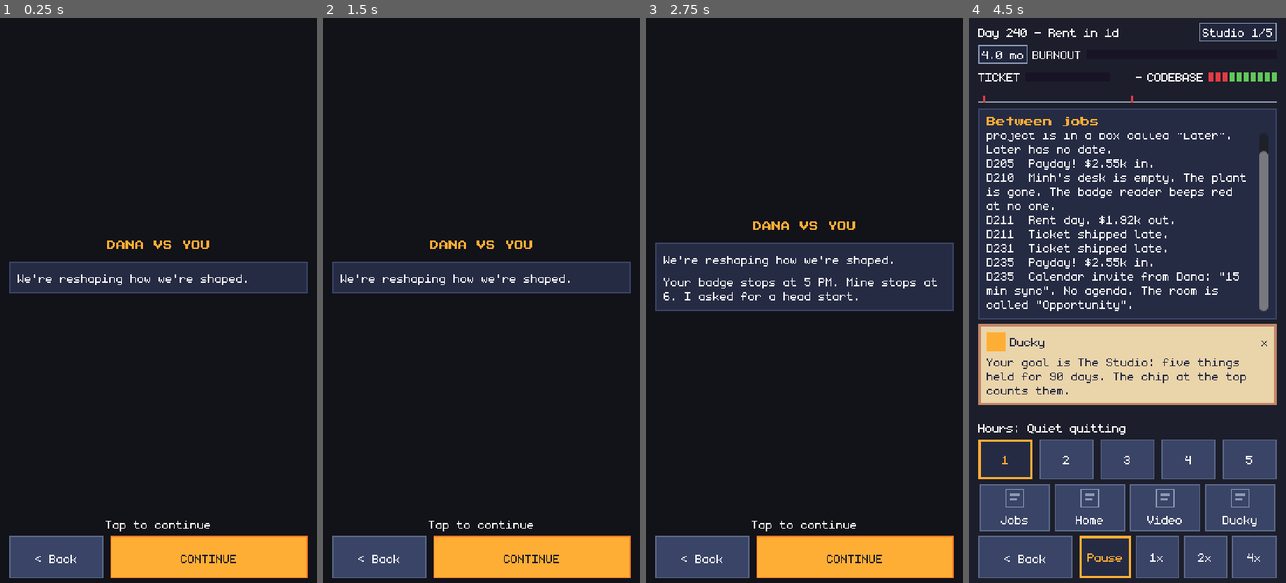
Above: before the commit, frames 1-4 (left to right).
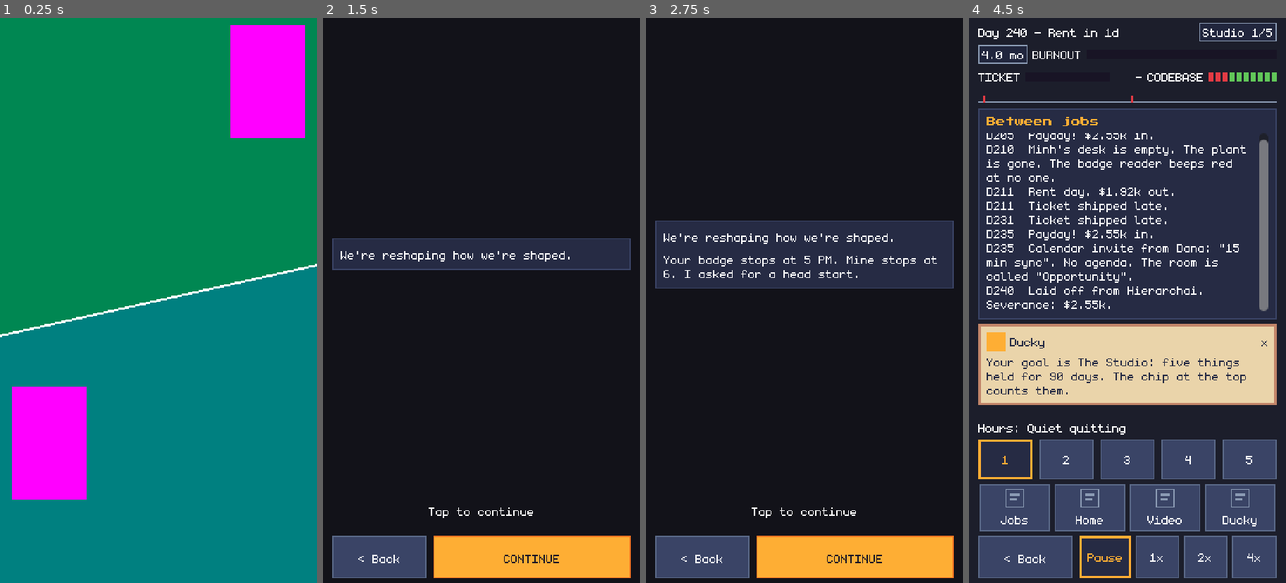
Above: after the commit, the same moments.

Repository: Lecoeurdelest/swe-simulator
Game: Godot game, scene res://features/layoff/layoff.tscn
Two runs of this game, one before a commit and one after it. Both use one fixed random seed, a clock stepped at 60 frames per second and the inputs below. This scene is started directly instead of the project's main scene.
Inputs (mouse positions are in pixels of both pictures, inside the frame that each line leads up to):
- Up to frame 1 (0.25 s): no input
- Up to frame 2 (1.5 s): click "< Back" at 0.5 s; click (532, 554) at 1.25 s, where only the run after the commit has a clickable "CONTINUE"
- Up to frame 3 (2.75 s): click "CONTINUE" at 2 s
- Up to frame 4 (4.5 s): click "CONTINUE" at 2.75 s; tap Enter (ui_accept) at 3.5, 3.77, 4.07 s; move the mouse to (1197, 272) at 3.52 s; click (1197, 272) at 3.67 s; click "< Back" at 4.25 s

The runs differ from the first frame. In frame 1, 100% of the frame differs, in the area x 0-100%, y 0-100%; in frame 2, 8.5%; in frame 3, 8.8%; in frame 4, 3.9%.

Commit message:
feat(layoff): the layoff scene plays on the VS screen, with a skip pill from the second viewing (STEP-16 task 4, A93)
"DANA VS YOU" slams on the real VS screen (Dana's layoff stat and move, the
company that let you go), then Dana's two lines, the severance and ACCESS
REVOKED follow on taps, and the last OK sends you back to work with the board
open. From the second viewing (settings meta.layoffs_seen) a hold-to-skip pill
skips the beats, and the severance lands in the feed either way.

Diff:
--- a/autoload/game_state.gd
+++ b/autoload/game_state.gd
@@ -196,6 +196,8 @@
 			_prepare_run_for_offer()
 		else:
 			resume_at = GameFlow.Phase.WORK
+	elif resume_at == GameFlow.Phase.LAYOFF:
+		_prepare_run_basics()
 	change_phase(resume_at)
 	return true
 
@@ -261,6 +263,7 @@
 	run.phase = GameFlow.Phase.WORK
 	if to_layoff:
 		session.play_to_layoff()
+		_prepare_run_basics()
 		run.phase = GameFlow.Phase.LAYOFF
 
 
@@ -499,8 +502,10 @@
 	_career_answer(func() -> Array: return session.decline_offer())
 
 
-## OK on the layoff scene or the forced leave.
+## OK on the layoff scene or the forced leave. The layoff scene is counted (the pill appears from the second viewing).
 func career_acknowledge() -> void:
+	if run.phase == GameFlow.Phase.LAYOFF:
+		set_setting("meta", "layoffs_seen", int(setting("meta", "layoffs_seen", 0)) + 1)
 	_career_answer(func() -> Array: return session.acknowledge())
 
 
@@ -532,6 +537,7 @@
 		return
 	if run.phase == GameFlow.Phase.WORK and session.wants_layoff_scene():
 		session.clock.set_speed(WorkClock.PAUSE, session.ctx.cfg)   # the scene is a beat of its own: the clock waits after it
+		_prepare_run_basics()   # the VS screen reads your stats and your name
 		change_phase(GameFlow.Phase.LAYOFF)   # saves
 		return
 	if run.phase == GameFlow.Phase.LAYOFF and not WorkCards.is_layoff_pending(session.sim):
--- a/core/work_session.gd
+++ b/core/work_session.gd
@@ -153,9 +153,11 @@
 ## The layoff scene's or the forced leave's OK. After the layoff scene the board opens by itself (GDD 4.5, A92).
 func acknowledge() -> Array:
 	var was_layoff := WorkCards.is_layoff_pending(sim)
+	var severance := float(sim.pending().get("severance", 0.0))
 	var events := apply({"kind": Sim.IN_ACK})
 	if was_layoff:
 		board_hint = true
+		feed.append(WorkCards.line(sim.day, "barks", "ui_laid_off_feed", "", {"company": laid_off_company, "money_k": severance}))
 	return events
 
 
--- a/data/content/barks.json
+++ b/data/content/barks.json
@@ -260,5 +260,8 @@
   "ui_studio_s3": "Living in The Studio",
   "ui_studio_s4": "Burnout 30 or less",
   "ui_studio_s5": "6 months saved at Studio rent",
-  "ui_desk_empty": "(desk empty)"
+  "ui_desk_empty": "(desk empty)",
+  "vs_dana_stat_layoff": "Meetings today: 14",
+  "vs_dana_move_layoff": "Special move: The Reshaping",
+  "ui_laid_off_feed": "Laid off from {company}. Severance: {money}."
 }
--- a/features/interview/versus_intro.gd
+++ b/features/interview/versus_intro.gd
@@ -78,7 +78,8 @@
 	return HOODIE_COLORS.get(hoodie, FALLBACK_COLOR)
 
 
-func play(company_id: String, tier: String) -> void:
+## layoff = the layoff scene's VS (GDD 5.19, A93): Dana's layoff stat and move, and "DANA VS YOU" as the banner.
+func play(company_id: String, tier: String, layoff: bool = false) -> void:
 	var run: RunState = GameState.run
 	var cfg: BalanceConfig = Content.balance
 	var bg_entry: Dictionary = Content.entries("backgrounds").get(run.background_id, {})
@@ -88,15 +89,15 @@
 	_set_name(_dana_name, Content.text("naming", "interviewer").to_upper())
 	_dana_title.text = Content.text("barks", "dana_title_" + tier)
 	var plate := InterviewPlan.vs_plate(run)
-	_dana_stats.text = Content.text("barks", str(plate["stat"]))
-	_dana_moves.text = Content.text("barks", str(plate["move"]))
+	_dana_stats.text = Content.text("barks", "vs_dana_stat_layoff" if layoff else str(plate["stat"]))
+	_dana_moves.text = Content.text("barks", "vs_dana_move_layoff" if layoff else str(plate["move"]))
 	_set_name(_player_name, run.player_name.to_upper())
 	_player_nickname.text = Content.field("backgrounds", run.background_id, "vs_nickname")
 	_knw_bar.value = run.stat("knw")
 	_exp_bar.value = run.stat("exp")
 	_net_bar.value = run.stat("net")
 	_vs_label.text = Content.text("barks", "vs_versus")
-	_banner.text = Content.text("barks", "vs_banner_" + tier)
+	_banner.text = Content.text("barks", "vs_layoff_title" if layoff else "vs_banner_" + tier)
 	_slammed = false
 	_held = false
 	_playing = true
--- a/features/layoff/layoff.gd
+++ b/features/layoff/layoff.gd
@@ -1,9 +1,10 @@
 extends Control
-## The layoff scene (GDD 5.19, D-22; ARCHITECTURE 19.7): "DANA VS YOU", and then no fight starts. Dana reads the
-## euphemism, the severance appears, your access is revoked. Non-interactive: its four beats advance on taps like the
-## intro's captions (no auto-advance: D12, A19, RC-34), Back opens Pause, and the last OK hands the sim its
-## acknowledgement (GameState.career_acknowledge), which sends the run back to WORK. This is M2's plain version; M3
-## gives it the VS intro's look and the hold-to-skip pill from the second viewing.
+## The layoff scene (GDD 5.19, D-22, A93; ARCHITECTURE 19.7): the VS screen plays "DANA VS YOU", and then no fight starts.
+## Dana reads the euphemism, the severance appears, your access is revoked. Non-interactive: its four beats advance on taps
+## like the intro's captions (no auto-advance: D12, A19, RC-34), Back opens Pause (or taps the VS screen, as in an
+## interview), and the last OK hands the sim its acknowledgement (GameState.career_acknowledge), which sends the run back
+## to WORK with the board open. From the second viewing on (settings meta.layoffs_seen) a hold-to-skip pill skips the
+## beats.
 
 const BEATS := 4
 const REVOKED_COLOR := Color(0.89411765, 0.23137255, 0.26666668)   # the warning red of the hub's rent line
@@ -12,23 +13,24 @@
 var _locked := true     # the 250 ms input lock after each beat (GDD 2.8 rule 7)
 var _leaving := false
 
-@onready var _title: Label = %Title
 @onready var _line: Label = %DanaLine
 @onready var _line2: Label = %DanaLine2
 @onready var _severance: Label = %Severance
 @onready var _revoked: Label = %Revoked
 @onready var _hint: Label = %Hint
+@onready var _skip_pill: HoldSkipPill = %SkipPill
 @onready var _tap_pad: Control = %TapPad
 @onready var _back_button: Button = %BackButton
 @onready var _next_button: Button = %NextButton
+@onready var _versus: VersusIntro = %VersusIntro
 @onready var _pause: PauseMenu = %PauseMenu
 
 
 func _ready() -> void:
 	if OS.is_debug_build() and GameState.session == null:
 		GameState.debug_career_quick_start(true)   # project_run mode="custom": a run that has just been laid off
-	var pending := GameState.session.sim.pending() if GameState.session != null else {}
-	_title.text = Content.text("barks", "vs_layoff_title")
+	var session := GameState.session
+	var pending := session.sim.pending() if session != null else {}
 	_line.text = Content.text("barks", "bark_dana_layoff")
 	_line2.text = Content.text("barks", "bark_dana_layoff_2")
 	_severance.text = Content.text("barks", "ui_severance", {"money": UiText.money_k(float(pending.get("severance", 0.0)))})
@@ -36,19 +38,33 @@
 	_revoked.add_theme_color_override(&"font_color", REVOKED_COLOR)
 	_hint.text = Content.text("barks", "ui_tap_to_continue")
 	_back_button.text = UiText.back(Content.text("barks", "ui_back"))
+	_skip_pill.text = Content.text("barks", "ui_skip_hold")
+	_skip_pill.visible = int(GameState.setting("meta", "layoffs_seen", 0)) >= 1
+	_skip_pill.held.connect(_leave)
 	_back_button.pressed.connect(Device.handle_back)
 	_next_button.pressed.connect(_advance)
 	_tap_pad.gui_input.connect(_on_tap_input)
 	_pause.quit_to_title_pressed.connect(GameState.quit_to_title)
 	for beat: Control in [_line2, _severance, _revoked]:
 		beat.hide()
+	_play_versus(session)
+
+
+## The VS screen first: the company that let you go, Dana's plate with her layoff stat and move, "DANA VS YOU" as the banner.
+func _play_versus(session: WorkSession) -> void:
+	var company_id := session.laid_off_company if session != null else ""
+	var tier := str((Content.entries("companies").get(company_id, {}) as Dictionary).get("tier", "startup"))
+	_versus.play(company_id, tier, true)
+	await _versus.finished
 	_advance_to(0)
 
 
-## Back opens Pause (RC-34); a second Back resumes.
+## Back taps the VS screen while it plays (as in an interview); otherwise it opens Pause (RC-34), and a second Back resumes.
 func handle_back() -> bool:
 	if _pause.is_open():
 		return _pause.handle_back()
+	if _versus.tap():
+		return true
 	GameState.save()
 	_pause.open()
 	return true
@@ -62,14 +78,21 @@
 
 
 func _advance() -> void:
-	if _locked or _leaving or _pause.is_open():
+	if _locked or _leaving or _pause.is_open() or _versus.is_playing():
 		return
 	if _beat >= BEATS - 1:
-		_leaving = true
-		_next_button.disabled = true
-		GameState.career_acknowledge()
+		_leave()
 		return
 	_advance_to(_beat + 1)
+
+
+## The last OK, or the pill: the sim's acknowledgement, and the scene is over (and counted for the pill).
+func _leave() -> void:
+	if _leaving:
+		return
+	_leaving = true
+	_next_button.disabled = true
+	GameState.career_acknowledge()
 
 
 func _advance_to(beat: int) -> void:
--- a/features/layoff/layoff.tscn
+++ b/features/layoff/layoff.tscn
@@ -3,6 +3,8 @@
 [ext_resource type="Script" path="res://features/layoff/layoff.gd" id="1_layoff"]
 [ext_resource type="Script" path="res://ui/components/safe_area_margin.gd" id="2_safe"]
 [ext_resource type="PackedScene" path="res://ui/components/pause_menu.tscn" id="3_pause"]
+[ext_resource type="Script" path="res://features/intro/hold_skip_pill.gd" id="4_pill"]
+[ext_resource type="PackedScene" path="res://features/interview/versus_intro.tscn" id="5_vs"]
 
 [node name="Layoff" type="Control"]
 layout_mode = 3
@@ -56,13 +58,6 @@
 theme_override_constants/separation = 10
 alignment = 1
 
-[node name="Title" type="Label" parent="SafeArea/Column/Body"]
-unique_name_in_owner = true
-layout_mode = 2
-theme_type_variation = &"HeaderLabel"
-text = "DANA VS YOU"
-horizontal_alignment = 1
-
 [node name="DanaPanel" type="PanelContainer" parent="SafeArea/Column/Body"]
 layout_mode = 2
 mouse_filter = 2
@@ -96,11 +91,28 @@
 text = "ACCESS REVOKED"
 horizontal_alignment = 1
 
-[node name="Hint" type="Label" parent="SafeArea/Column"]
+[node name="HintRow" type="HBoxContainer" parent="SafeArea/Column"]
+custom_minimum_size = Vector2(0, 34)
+layout_mode = 2
+mouse_filter = 2
+
+[node name="Hint" type="Label" parent="SafeArea/Column/HintRow"]
 unique_name_in_owner = true
 layout_mode = 2
+size_flags_horizontal = 3
 text = "Tap to continue"
 horizontal_alignment = 1
+vertical_alignment = 1
+
+[node name="SkipPill" type="Button" parent="SafeArea/Column/HintRow"]
+unique_name_in_owner = true
+visible = false
+custom_minimum_size = Vector2(96, 34)
+layout_mode = 2
+focus_mode = 0
+text = "Hold to skip"
+alignment = 2
+script = ExtResource("4_pill")
 
 [node name="ActionBar" type="HBoxContainer" parent="SafeArea/Column"]
 custom_minimum_size = Vector2(0, 36)
@@ -121,6 +133,9 @@
 theme_type_variation = &"PrimaryButton"
 text = "CONTINUE"
 
+[node name="VersusIntro" parent="." instance=ExtResource("5_vs")]
+unique_name_in_owner = true
+
 [node name="ModalLayer" type="CanvasLayer" parent="."]
 layer = 10
 
--- a/tests/test_content_lint.gd
+++ b/tests/test_content_lint.gd
@@ -719,7 +719,7 @@
 		"vs_review_exceeds", "bark_kev_close_below", "bark_kev_close_meets", "bark_kev_close_exceeds",
 		# M3: run 1's clip card and the team rows
 		"ui_clip_intro", "ui_clip_outro", "ui_clip_go", "ui_desk_empty", "ui_studio_s1", "ui_studio_s2", "ui_studio_s3",
-		"ui_studio_s4", "ui_studio_s5"])
+		"ui_studio_s4", "ui_studio_s5", "vs_dana_stat_layoff", "vs_dana_move_layoff", "ui_laid_off_feed", "ui_skip_hold"])
 	for kind: String in ["good", "ok", "bad"]:
 		for n: int in range(1, 4):
 			ids.append("bark_kev_%s_%d" % [kind, n])
Not shown, changed: docs/ARCHITECTURE.md
